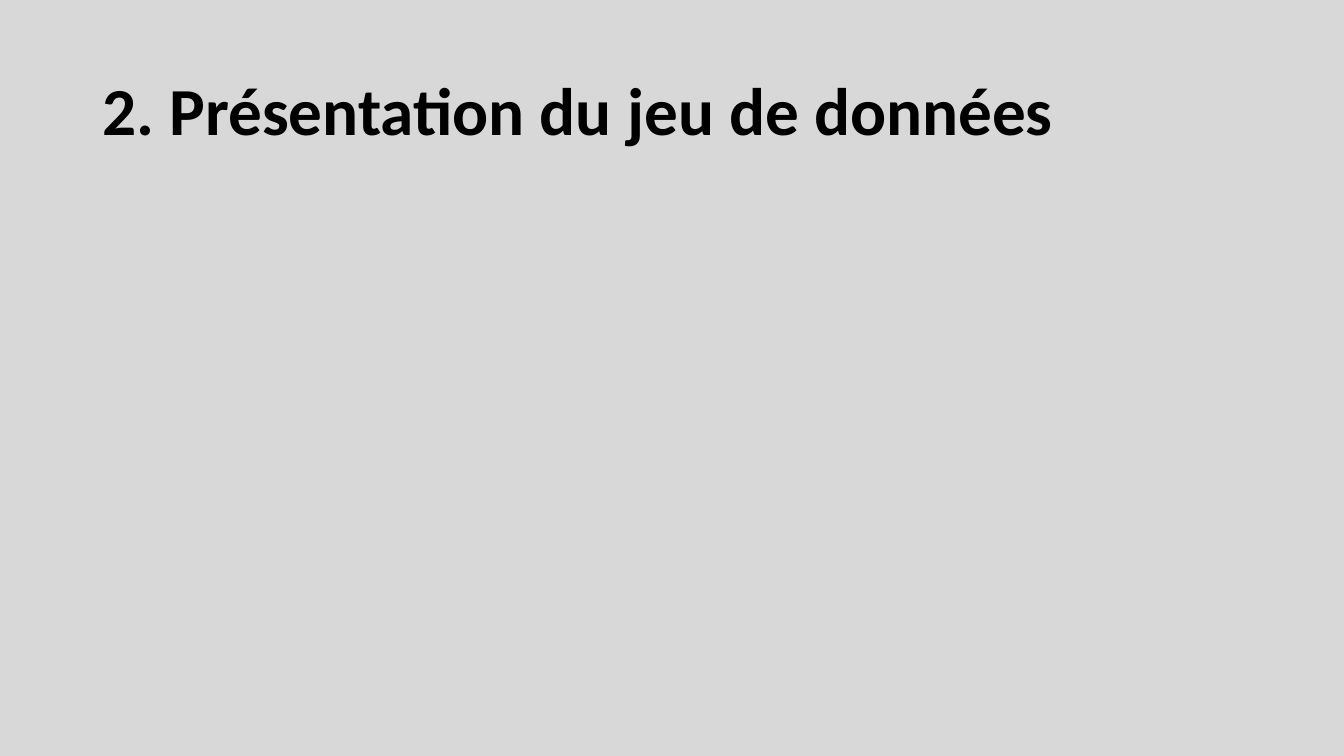
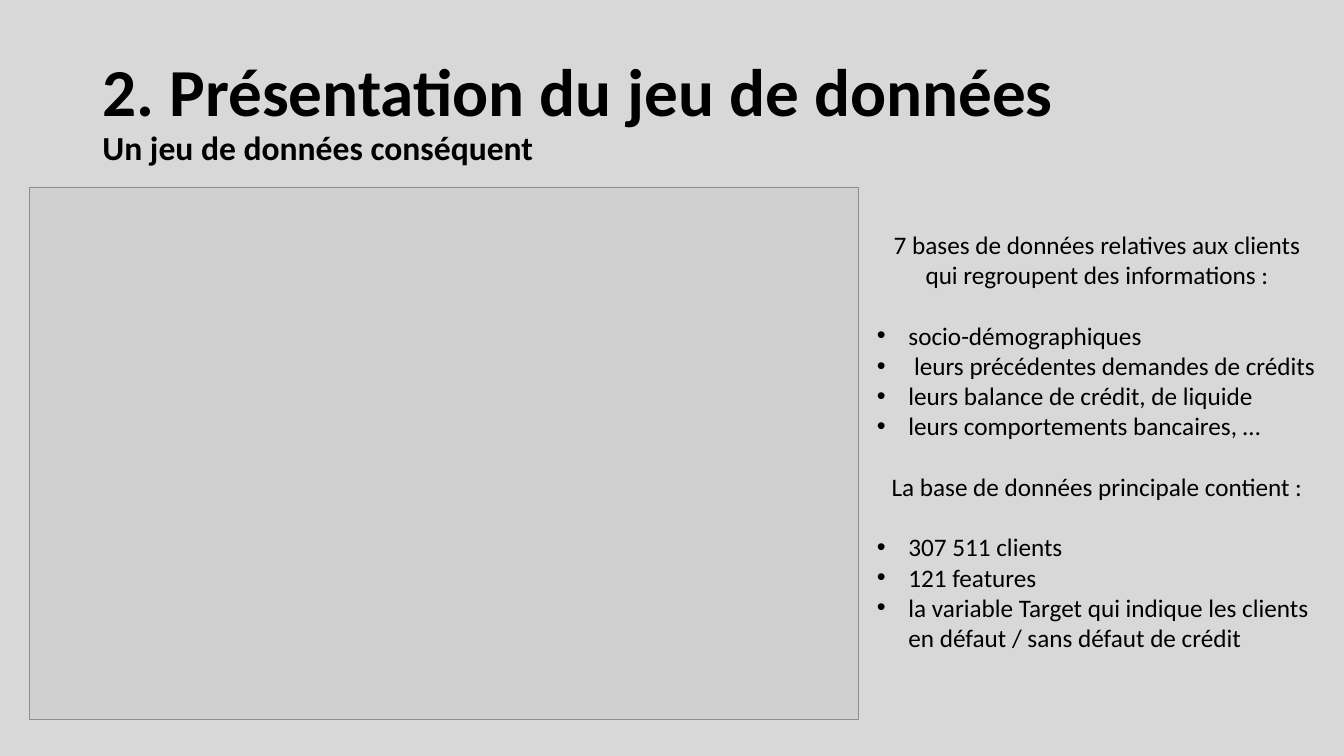
Before and after one commit to pbonte92/P7_Paul_Bonte, a slide deck: slide 4 of Paul_Bonte_P7_03_Présentation.pptx. Drawn at 1344x756 pixels with LibreOffice and Linux fonts; fonts in the diff are those of the drawing; grey boxes stand for pictures. Boxes give left, top, right and bottom in pixels: in the first picture for what was removed or moved away, otherwise in the second. Text is boxed around its words. In the diff, an @@ line names an element or a change of style, - is before the commit and + after.

```diff
--- a/Paul_Bonte_P7_03_Présentation.pptx
+++ b/Paul_Bonte_P7_03_Présentation.pptx
@@ title at [102, 68, 1052, 166]: text changed @@
-2. Présentation du jeu de données
+2. Présentation du jeu de données
+Un jeu de données conséquent
@@ picture added at [29, 188, 858, 720] @@
@@ text added at [892, 236, 1315, 647], 18 pt, text #000000 @@
+7 bases de données relatives aux clients qui regroupent des informations :
+• socio-démographiques
+• leurs précédentes demandes de crédits
+• leurs balance de crédit, de liquide
+• leurs comportements bancaires, …
+La base de données principale contient :
+• 307 511 clients
+• 121 features
+• la variable Target qui indique les clients en défaut / sans défaut de crédit
```
Also in this commit, not shown: 4 other slides changed, 12 slides added, 2 slides removed, 7 other files.
